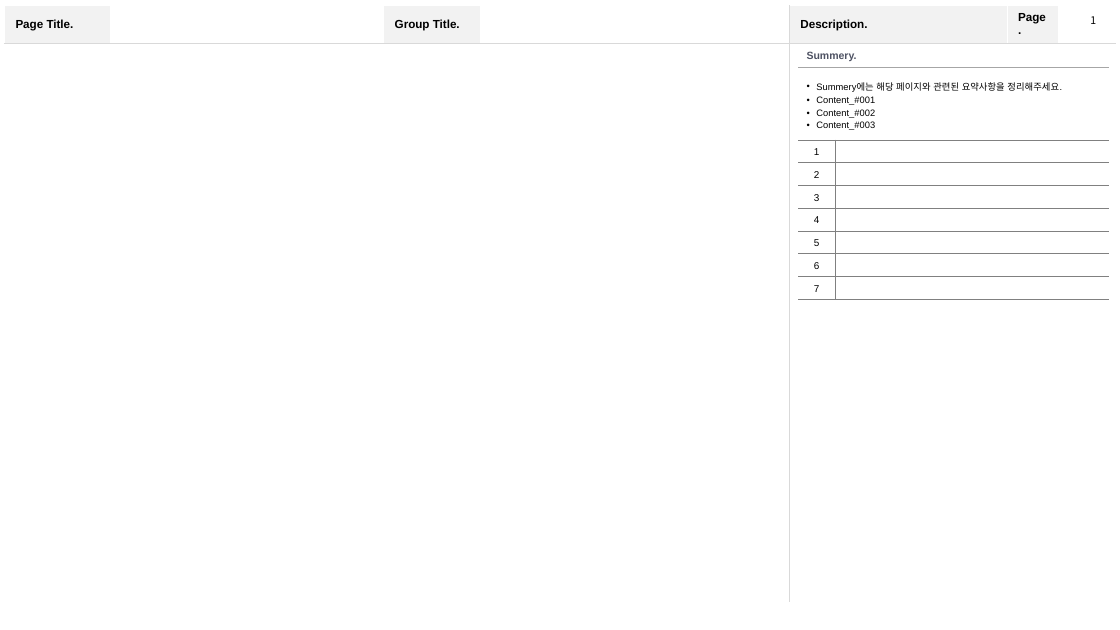
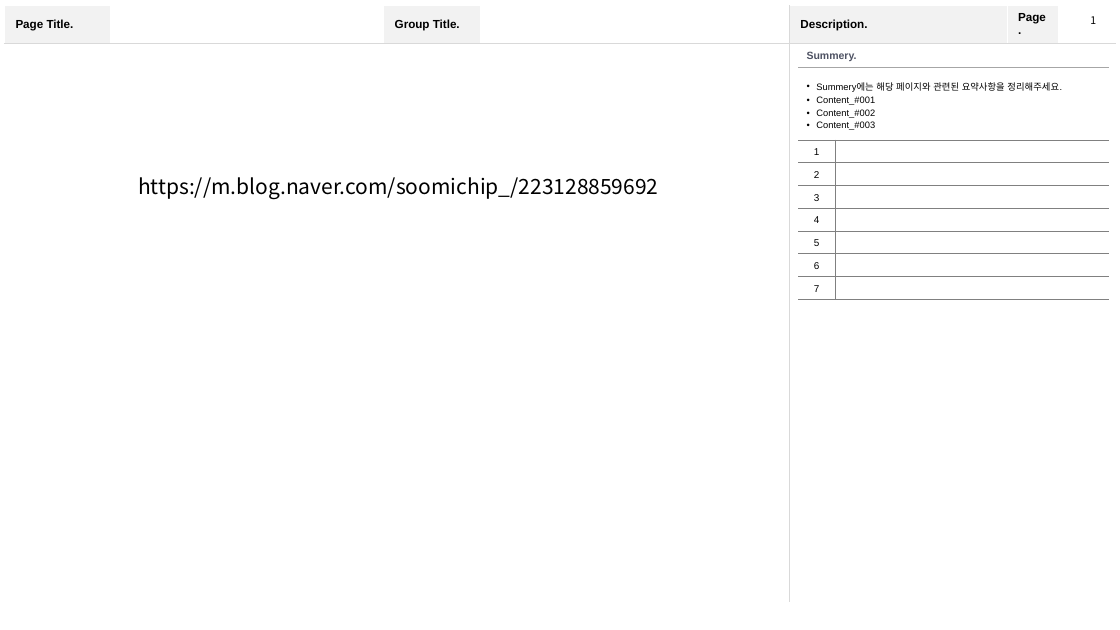
Before and after one commit to BaeYoungHwan/TeamProjectStraffic_, a slide deck: slide 1 of doc/V1.0_화면설계서 양식.pptx. Drawn at 1120x630 pixels with LibreOffice and Linux fonts; fonts in the diff are those of the drawing. Boxes give left, top, right and bottom in pixels: in the first picture for what was removed or moved away, otherwise in the second. Text is boxed around its words. In the diff, an @@ line names an element or a change of style, - is before the commit and + after.

```diff
--- a/doc/V1.0_화면설계서 양식.pptx
+++ b/doc/V1.0_화면설계서 양식.pptx
@@ text added at (138, 177, 658, 199), 18 pt, text #000000 @@
+https://m.blog.naver.com/soomichip_/223128859692
```
Also in this commit, not shown: 2 other files.
